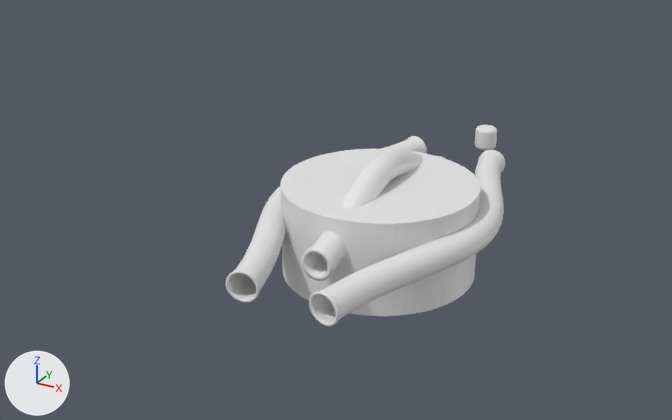
An edit to the FBX model Assets/03. Models/First Track.fbx, drawn before and after from the same camera.
The view is the same before and after, from a 50 mm lens placed at (0.791, -1.587, 0.93), pointed at (-0.08, -0.003, 0.138). The axes (+X, +Y, +Z) are drawn at lower left. The lights are the same throughout. Where no turn or scale is listed for an object, it has been applied to the vertices.

Names of what the first picture shows: 'CenterGarden', 'Pipe.Left', 'Pipe.Right', 'Pipes.Center'.
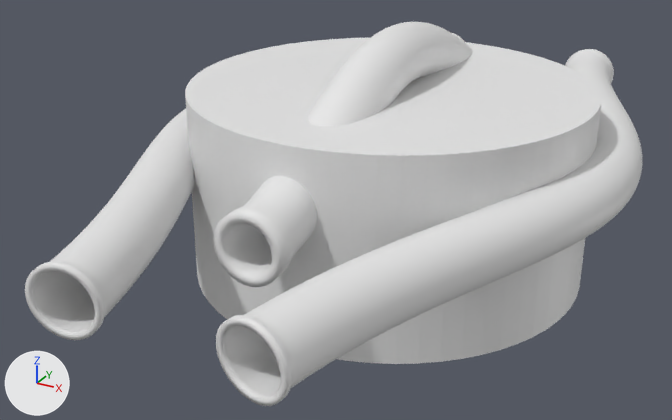
Commit message: Update Track Dimensions

Where the newer file only moved an object's origin or applied its transform, the numbers keep the older frame.

Where the change shows, as pixel boxes (x1, y1, x2, y2) in the pictures (672 x 420 px):
'CenterGarden', mesh rescaled (108% wider, 95% taller)
    before: (280, 149, 480, 316)
    after: (185, 38, 602, 364)
'Pipe.Right', moved, turned, rescaled
    before: (309, 150, 505, 327)
    after: (216, 49, 642, 406)
'Pipes.Center', mesh rescaled
    before: (301, 149, 446, 281)
    after: (213, 22, 473, 287)
'Pipe.Left', mesh rescaled (118% wider, 83% taller)
    before: (226, 136, 427, 303)
    after: (25, 33, 465, 340)

What the commit changed:
me_nurbspath_003 has 6528 vertices, 6528 faces and spans x -0.033..0.033, y -0.27..0.324, z 0.088..0.257.
me_nurbspath_003 is used by ob_pipes_center; location (0.0, 0.042, 0.0).
me_nurbspath_003 part 1: the whole mesh is scaled about its middle by 2, then moved by (0.0, 0.069, 0.173).
me_cylinder has 4620 vertices, 4197 faces and spans x -0.208..0.208, y -0.208..0.208, z 0.0..0.2.
me_cylinder is used by ob_centergarden; location (0.0, 0.042, 0.0).
me_cylinder part 4: the whole mesh is scaled about its middle by 2, then moved by (0.0, 0.042, 0.1).
me_nurbspath_004 has 34816 vertices, 34816 faces and spans x 5.3..24.9, y -41.4..39.8, z 8.3..16.0.
me_nurbspath_004 is used by ob_pipe_right; location (0.0, 0.042, 0.0); rotation (0.0, -3.142, 0.0), in degrees (0, -180, 0); scale (-0.01, -0.01, -0.01).
me_nurbspath_004 part 2: the whole mesh is scaled about the mesh origin by (0.02, -0.02, 0.02).
me_nurbspath_001 has 34816 vertices, 34816 faces and spans x -0.249..-0.053, y -0.398..0.414, z 0.083..0.16.
me_nurbspath_001 is used by ob_pipe_left; location (0.0, 0.042, 0.0).
me_nurbspath_001 part 3: the whole mesh is scaled about its middle by 2, then moved by (-0.151, 0.05, 0.122).
Object 'Pipe.Right' (ob_pipe_right) turns from (0, -180, 0) to (0, 0, 0) degrees about x, y and z.
Object 'Pipe.Right' (ob_pipe_right) is rescaled from (-0.01, -0.01, -0.01) to (1.0, 1.0, 1.0).
Object 'Pipe.Right' (ob_pipe_right) moves from (0.0, 0.042, 0.0) to (0.0, 0.0, 0.0).
